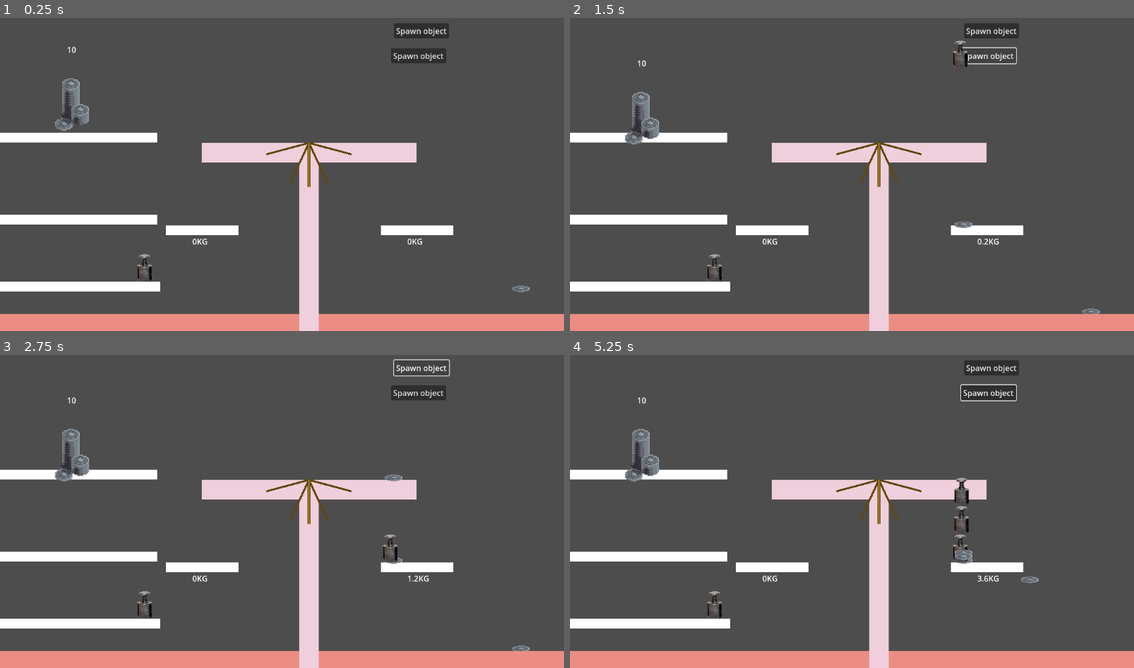
Above: before the commit, frames 1-4 (two rows, left to right).
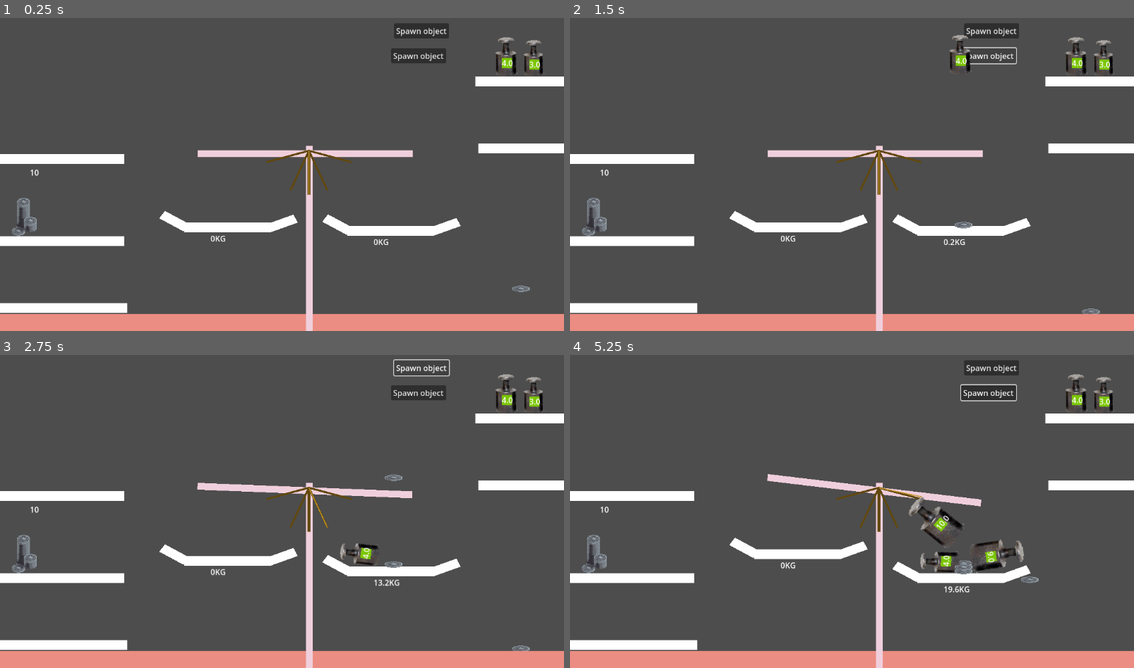
Above: after the commit, the same moments.

Repository: MancerDev/collabjam-prejam-trader
Game: Godot game, scene res://src/scenes/trade_scene/trade.tscn
Same seed, same stepped clock (60 frames per second), same inputs: the game is played once before the commit and once after it.
Inputs (mouse positions are in pixels of both pictures, inside the frame that each line leads up to):
- Up to frame 1 (0.25 s): no input
- Up to frame 2 (1.5 s): click "Spawn object" at 0.5 s; click "Spawn object" at 1.25 s
- Up to frame 3 (2.75 s): click "Spawn object" at 2 s
- Up to frame 4 (5.25 s): click "Spawn object" at 2.75 s; click "Spawn object" at 3.5 s; click "Spawn object" at 4.25 s; drag from (1088, 649) to (908, 439) at 5.02 s

The runs differ from the first frame. In frame 1, 12% of the frame differs, in the area x 0-100%, y 6-100%; in frame 2, 12%; in frame 3, 12%; in frame 4, 14%.

Commit message:
added random weights

Diff:
--- a/assets/draggable/weight/weight.gd
+++ b/assets/draggable/weight/weight.gd
@@ -1 +1,32 @@
 extends DragabbleObject
+
+
+var goodTypes = {
+	food = "food",
+	metal = "metal",
+	magical = "magical"
+}
+
+var goodType;
+var amount;
+var weightPerAmount;
+
+func _ready():
+
+	goodType = goodTypes.keys()[floor(randf()*3)]
+
+	#if (goodType == goodTypes.food):
+		#$ColorRect.set_color(Color(50, 50, 50))
+	#elif (goodType == goodTypes.metal):
+		#$ColorRect.set_color(Color(100, 100, 100))
+	#elif (goodType == goodTypes.magical):
+		#$ColorRect.set_color(Color(0, 0, 0))
+
+	amount = floor(randf()*10+1);
+	$Sprite.scale = Vector2(1+amount*0.1, 1+amount*0.1)
+	$CollisionShape2D.scale = Vector2(1+amount*0.1, 1+amount*0.1)
+	#scale = Vector2(1+amount*0.2, 1+amount*0.2)
+	weightPerAmount = floor(randf()*3+1);
+	mass = amount*weightPerAmount;
+
+	$ColorRect/Label.text = str(amount)+"";
--- a/src/scenes/trade_scene/coin_pile/coin_pile.tscn
+++ b/src/scenes/trade_scene/coin_pile/coin_pile.tscn
@@ -6,7 +6,7 @@
 [sub_resource type="PhysicsMaterial" id="PhysicsMaterial_una8w"]
 
 [sub_resource type="RectangleShape2D" id="RectangleShape2D_una8w"]
-size = Vector2(106, 54)
+size = Vector2(85, 69)
 
 [node name="CoinPile" type="RigidBody2D" groups=["spawner"]]
 input_pickable = true
@@ -16,7 +16,8 @@
 
 [node name="Sprite" type="Sprite2D" parent="."]
 unique_name_in_owner = true
-scale = Vector2(0.6, 0.6)
+position = Vector2(-20.9, -20.9)
+scale = Vector2(0.436719, 0.436719)
 texture = ExtResource("2_una8w")
 
 [node name="Label" type="Label" parent="."]
@@ -29,7 +30,7 @@
 vertical_alignment = 1
 
 [node name="CollisionShape2D" type="CollisionShape2D" parent="."]
-position = Vector2(-1, 4)
+position = Vector2(-22, -15)
 shape = SubResource("RectangleShape2D_una8w")
 
 [connection signal="input_event" from="." to="." method="_on_input_event"]
--- a/src/scenes/trade_scene/pickable/weight/weight.tscn
+++ b/src/scenes/trade_scene/pickable/weight/weight.tscn
@@ -30,4 +30,18 @@
 position = Vector2(-1.5, -8)
 shape = SubResource("RectangleShape2D_o3ii1")
 
+[node name="ColorRect" type="ColorRect" parent="."]
+offset_left = -11.0
+offset_top = -6.0
+offset_right = 10.0
+offset_bottom = 15.0
+color = Color(0.481983, 0.776507, 0, 1)
+
+[node name="Label" type="Label" parent="ColorRect"]
+layout_mode = 0
+offset_top = -1.0
+offset_right = 21.0
+offset_bottom = 22.0
+text = "12"
+
 [connection signal="input_event" from="." to="." method="_on_input_event"]
--- a/src/scenes/trade_scene/scale/scale.gd
+++ b/src/scenes/trade_scene/scale/scale.gd
@@ -18,7 +18,7 @@
 		elif (currentWeightComparison < 0):
 			angle = ($ScalePlatformOther.weight / $ScalePlatformSelf.weight)*-5
 		var y_offset = angle;
-		set_up_platforms_height(y_offset*1.2)
+		set_up_platforms_height(y_offset)
 		$Control.rotateArrow(angle/2);
 
 
--- a/src/scenes/trade_scene/scale/scale.tscn
+++ b/src/scenes/trade_scene/scale/scale.tscn
@@ -11,11 +11,13 @@
 script = ExtResource("1_5ltgm")
 
 [node name="ScalePlatformSelf" parent="." instance=ExtResource("1_jnbmu")]
-position = Vector2(-292, 169)
+position = Vector2(-255, 163)
+can_sleep = false
 freeze = true
 
 [node name="ScalePlatformOther" parent="." instance=ExtResource("1_jnbmu")]
-position = Vector2(147, 169)
+position = Vector2(78, 170)
+can_sleep = false
 freeze = true
 
 [node name="ScaleBeamVertical" parent="." instance=ExtResource("2_8ksth")]
@@ -23,17 +25,17 @@
 freeze = true
 
 [node name="ScaleBeamHorizontal" parent="." instance=ExtResource("2_8ksth")]
-position = Vector2(220, 0)
+position = Vector2(212, 1)
 rotation = 1.5708
 physics_material_override = SubResource("PhysicsMaterial_8ksth")
 
 [node name="PinJoint2D2" type="PinJoint2D" parent="."]
-position = Vector2(220, 40)
+position = Vector2(152, 29)
 node_a = NodePath("../ScalePlatformOther")
 node_b = NodePath("../ScaleBeamHorizontal")
 
 [node name="PinJoint2D3" type="PinJoint2D" parent="."]
-position = Vector2(-219, 40)
+position = Vector2(-182, 27)
 node_a = NodePath("../ScalePlatformSelf")
 node_b = NodePath("../ScaleBeamHorizontal")
 
@@ -43,3 +45,5 @@
 node_b = NodePath("../ScaleBeamHorizontal")
 
 [node name="Control" parent="." instance=ExtResource("4_uo1kv")]
+offset_top = 16.0
+offset_bottom = 56.0
--- a/src/scenes/trade_scene/scale/scale_beam/scale_beam.tscn
+++ b/src/scenes/trade_scene/scale/scale_beam/scale_beam.tscn
@@ -1,7 +1,7 @@
 [gd_scene load_steps=2 format=3 uid="uid://ceyrlkfbsxx33"]
 
 [sub_resource type="RectangleShape2D" id="RectangleShape2D_pnk68"]
-size = Vector2(38, 439)
+size = Vector2(12, 439)
 
 [node name="ScaleBeam" type="RigidBody2D"]
 collision_layer = 0
@@ -12,6 +12,7 @@
 shape = SubResource("RectangleShape2D_pnk68")
 
 [node name="ColorRect" type="ColorRect" parent="."]
-offset_right = 40.0
+offset_left = 14.0
+offset_right = 28.0
 offset_bottom = 439.0
 color = Color(0.942164, 0.811246, 0.862849, 1)
--- a/src/scenes/trade_scene/scale/scale_platform/platform.gd
+++ b/src/scenes/trade_scene/scale/scale_platform/platform.gd
@@ -3,7 +3,7 @@
 var weight = 0;
 
 func _physics_process(delta):
-	weight = 0;
+	weight = 1;
 	var allCollidedBodies = [];
 	#
 	#for body in get_colliding_bodies():
@@ -15,7 +15,7 @@
 	for body in allCollidedBodies:
 		weight += round_to_dec(body.mass, 3);
 
-	$Label.text = str(weight)+"KG"
+	$Label.text = str(weight-1)+"KG"
 
 
 func recursiveCollisionCheck(allCollidedBodies, bodies):
--- a/src/scenes/trade_scene/scale/scale_platform/scale_platform.gd
+++ b/src/scenes/trade_scene/scale/scale_platform/scale_platform.gd
@@ -7,6 +7,6 @@
 
 
 func slow_platform_movement(target_point):
-	var newPos = (target_point - position)/50
-	var addPos = newPos
-	position += addPos;
+	var newPos = (target_point - position).normalized()
+	#var addPos = newPos
+	position += 0.1*newPos;
--- a/src/scenes/trade_scene/scale/scale_platform/scale_platform.tscn
+++ b/src/scenes/trade_scene/scale/scale_platform/scale_platform.tscn
@@ -6,9 +6,6 @@
 
 [sub_resource type="CircleShape2D" id="CircleShape2D_r8ove"]
 radius = 1.0
-
-[sub_resource type="RectangleShape2D" id="RectangleShape2D_81mt1"]
-size = Vector2(148, 20)
 
 [node name="ScalePlatform" type="RigidBody2D"]
 collision_layer = 0
@@ -47,14 +44,32 @@
 max_contacts_reported = 100
 script = ExtResource("2_a6err")
 
-[node name="CollisionShape2D" type="CollisionShape2D" parent="Platform"]
-position = Vector2(74, 10)
-shape = SubResource("RectangleShape2D_81mt1")
+[node name="CollisionPolygon2D" type="CollisionPolygon2D" parent="Platform"]
+polygon = PackedVector2Array(-39, -23, -51, -9, -24, 6, 0, 19, 178, 20, 232, 0, 223, -16, 178, 0, 4, 0)
 
 [node name="ColorRect" type="ColorRect" parent="Platform"]
 offset_right = 148.0
 offset_bottom = 20.0
+scale = Vector2(1.2, 1)
 metadata/_edit_use_anchors_ = true
+
+[node name="ColorRect2" type="ColorRect" parent="Platform/ColorRect"]
+layout_mode = 0
+offset_left = -1.0
+offset_top = 18.0
+offset_right = 40.0
+offset_bottom = 36.0
+rotation = -2.56738
+scale = Vector2(1.2, 1)
+
+[node name="ColorRect" type="ColorRect" parent="Platform/ColorRect"]
+layout_mode = 0
+offset_left = 141.0
+offset_top = 3.0
+offset_right = 182.0
+offset_bottom = 21.0
+rotation = -0.404916
+scale = Vector2(1.2, 1)
 
 [node name="Label" type="Label" parent="Platform"]
 offset_left = 54.0
--- a/src/scenes/trade_scene/trade.tscn
+++ b/src/scenes/trade_scene/trade.tscn
@@ -21,8 +21,11 @@
 [node name="Scale" parent="." instance=ExtResource("4_v15gx")]
 position = Vector2(631, 263)
 
+[node name="RigidBody2D2" parent="." instance=ExtResource("5_6yv3a")]
+position = Vector2(1092, 100)
+
 [node name="RigidBody2D" parent="." instance=ExtResource("5_6yv3a")]
-position = Vector2(297, 516)
+position = Vector2(1036, 96)
 
 [node name="Button" parent="." instance=ExtResource("6_k2hu4")]
 offset_left = 805.0
@@ -38,10 +41,13 @@
 metadata/SpawnableObject = ExtResource("5_6yv3a")
 
 [node name="Shelf" parent="." instance=ExtResource("7_1jg2i")]
-position = Vector2(-12, 252)
+position = Vector2(-79, 296)
+
+[node name="Shelf" parent="Shelf" instance=ExtResource("7_1jg2i")]
+position = Vector2(1060, -327)
 
 [node name="CoinPile" parent="." instance=ExtResource("8_mucam")]
-position = Vector2(146, 155)
+position = Vector2(70, 434)
 quantity = 10
 
 [connection signal="clicked" from="Coin" to="." method="_on_pickable_object_clicked"]
Not shown: 1 places in src/scenes/trade_scene/scale/scale_platform/scale_platform.tscn that only renumber resources
